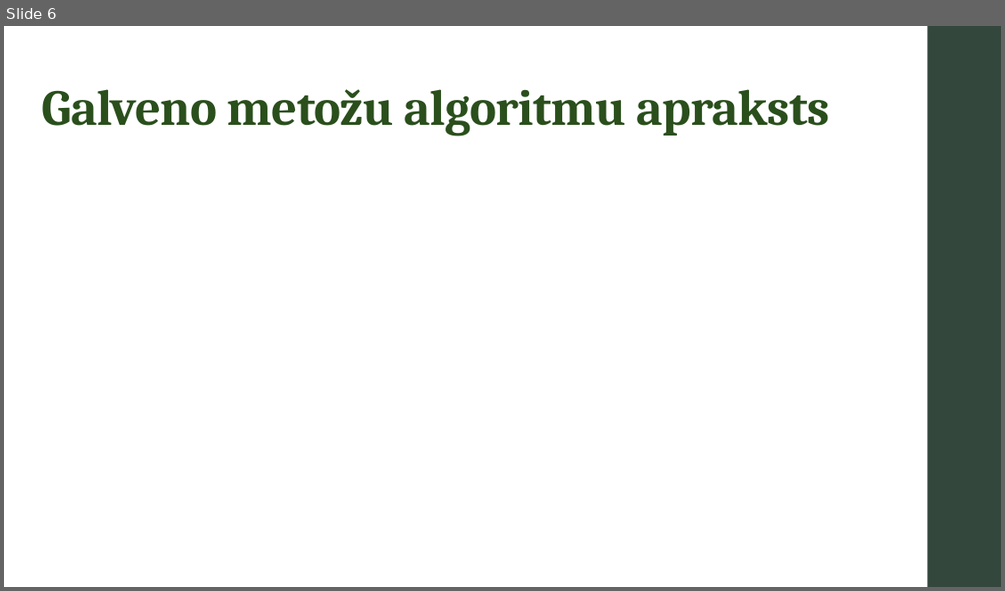
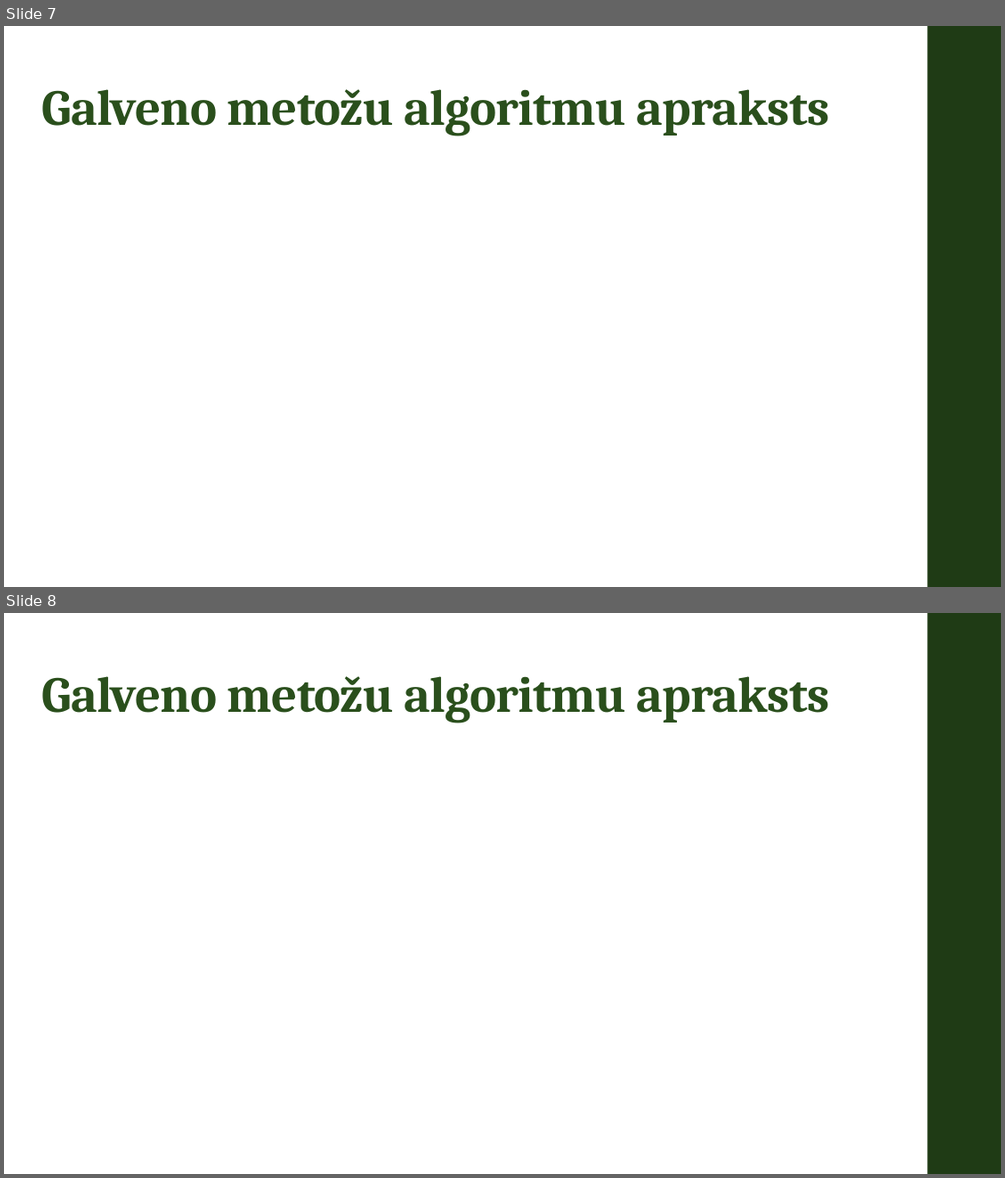
Before and after one commit to klasvill16/PD1_Rulevics, a slide deck: PD1_Prezentacija_Rulevics.pptx. Shown one above the other, each under a label of ours: slide 6 before the commit, slides 7 and 8 after it. The pictures are 1005x591 and 1005x1178 pixels, drawn with LibreOffice and Linux fonts; fonts in the diff are those of the drawing. Boxes give left, top, right and bottom in pixels: in the first picture for what was removed or moved away, otherwise in the second. Text is boxed around its words. In the diff, an @@ line names an element or a change of style, - is before the commit and + after.

```diff
--- a/PD1_Prezentacija_Rulevics.pptx
+++ b/PD1_Prezentacija_Rulevics.pptx
@@ slide 8 added at bbox=[4, 613, 1001, 1174], background #FFFFFF; not listed: 1 template element that a slide beside it also shows @@
@@ title added at bbox=[42, 676, 829, 723], 48.6 pt, text #2A4F1C, bold @@
+Galveno metožu algoritmu apraksts
@@ what was slide 6 is now slide 7 @@
@@ slide 7 changed as well @@
@@ rectangle at bbox=[928, 26, 1001, 587]: fill #34473D to #1F3B15 @@
```
Also in this commit, not shown: 5 other slides changed, 6 other slides added, 16 other files.
